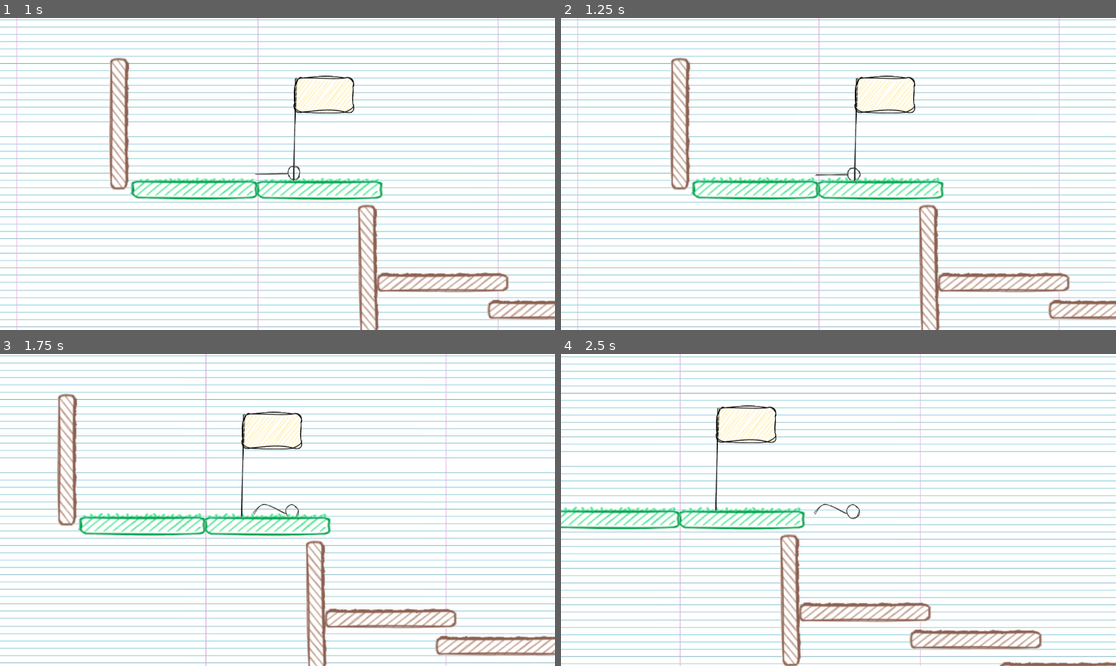
Above: before the commit, frames 1-4 (two rows, left to right).
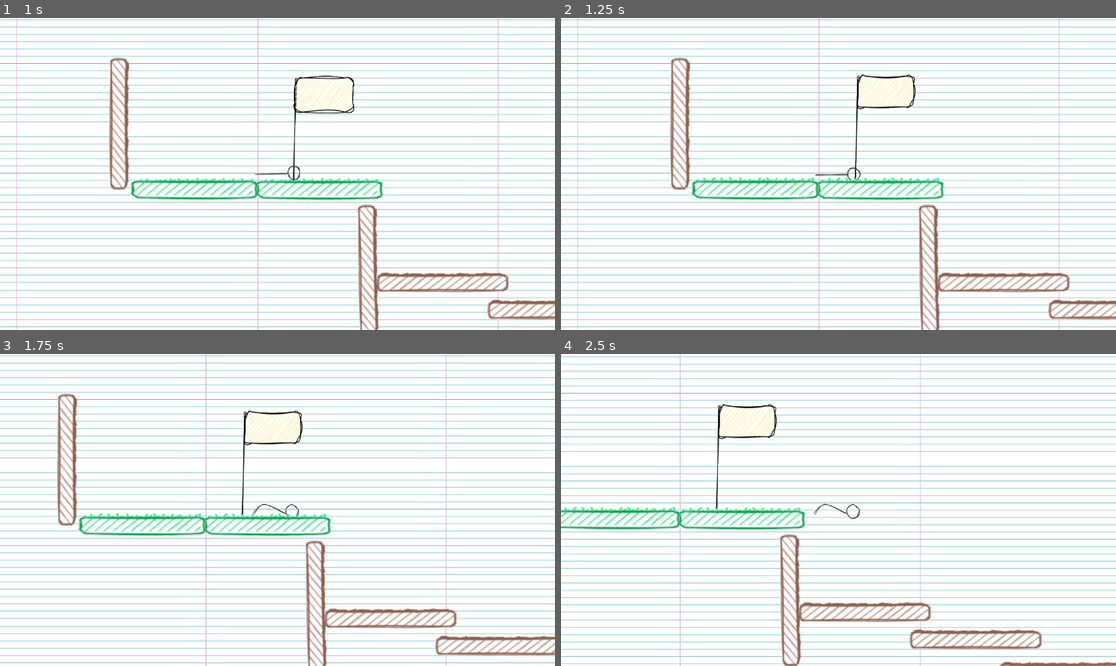
Above: after the commit, the same moments.

Repository: Guz-dev/StickEvolved
Game: Godot game, scene res://menu.tscn
Same seed, same stepped clock (60 frames per second), same inputs: the game is played once before the commit and once after it.
Inputs:
- Up to frame 1 (1 s): click "Jugar" at 0.5 s
- Up to frame 2 (1.25 s): no input
- Up to frame 3 (1.75 s): tap Enter (ui_accept) at 1.25, 1.52 s; hold Right (ui_right) from 1.28 s (still down); hold X (grab) from 1.28 s (still down)
- Up to frame 4 (2.5 s): keep holding Right (ui_right); release X (grab) at 2.03 s; tap X (grab) at 2.1 s; tap Enter (ui_accept) at 2.27 s

Frame 1 is identical in both runs. In frame 2, 0.8% of the frame differs, in the area x 52-64%, y 18-53%; in frame 3, 0.8%, in the area x 43-55%, y 18-53%; in frame 4, 0.8%.
Error before the commit: Parse Error: Unexpected "if" in class body. (res://Assets/Scripts/GameManager.gd:13)

Commit message:
Update GameManager.gd

Diff:
--- a/Assets/Scripts/GameManager.gd
+++ b/Assets/Scripts/GameManager.gd
@@ -9,5 +9,3 @@
 func respawn_player():
 	if current_checkpoint != null:
 		player.position = current_checkpoint.global_position
-
-if checkpoints = 4:
